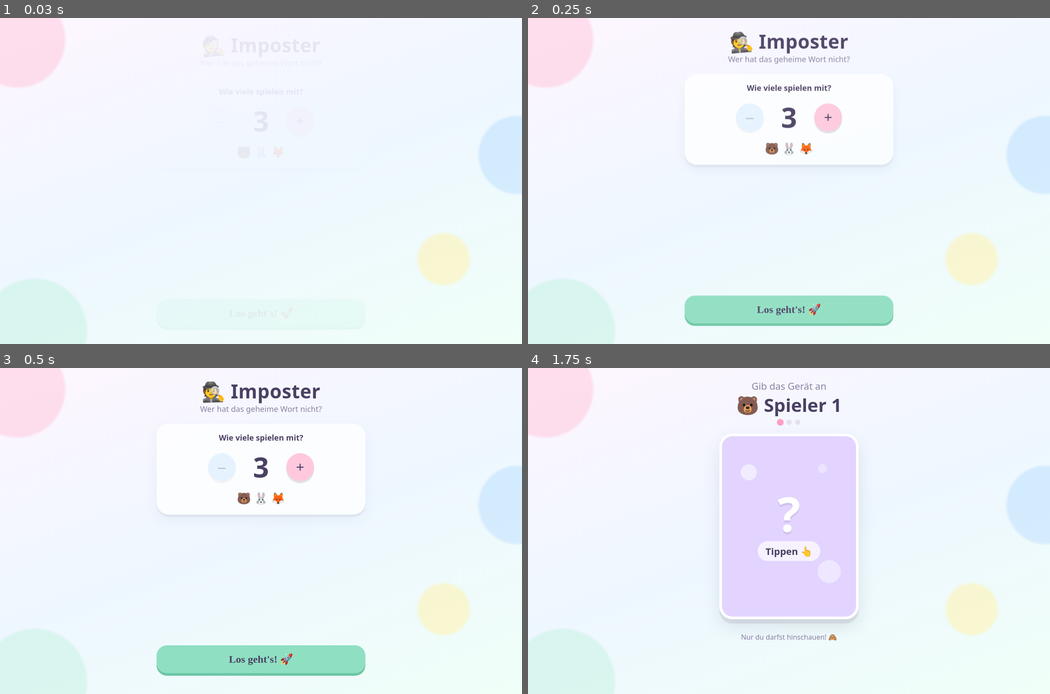
Above: before the commit, frames 1-4 (two rows, left to right).
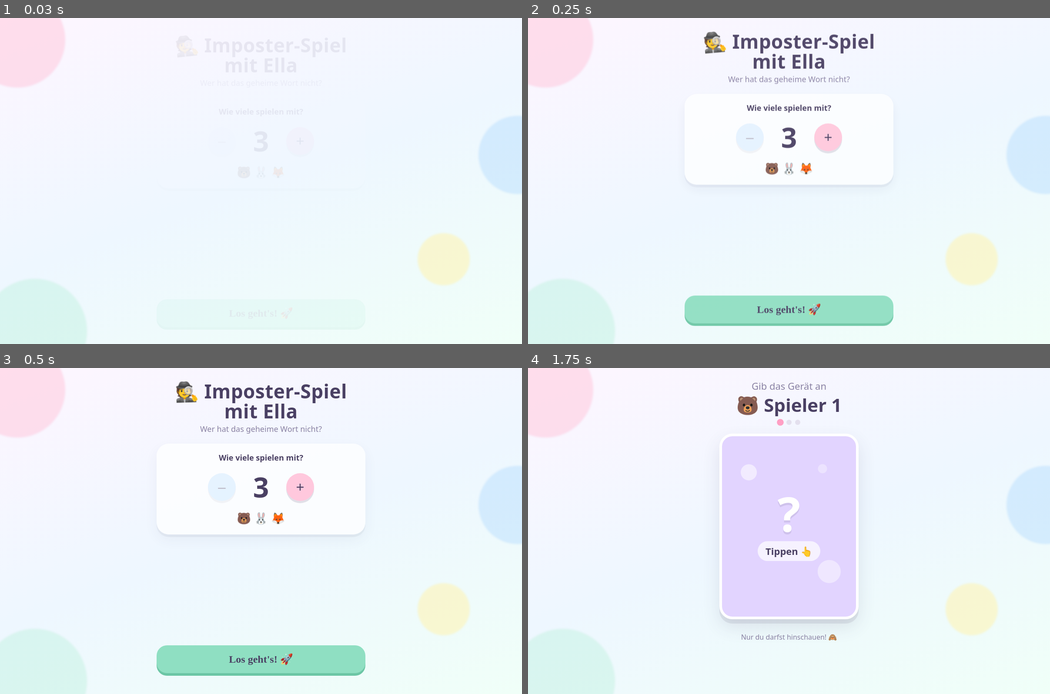
Above: after the commit, the same moments.

Repository: hjsonghjsonghj/imposter-game
Game: browser game, page index.html
Same seed, same stepped clock (60 frames per second), same inputs: the game is played once before the commit and once after it.
Inputs:
- Up to frame 1 (0.03 s): no input
- Up to frame 2 (0.25 s): no input
- Up to frame 3 (0.5 s): no input
- Up to frame 4 (1.75 s): click "Los geht's! 🚀" at 1.27 s

The runs differ from the first frame. In frame 2, 3.2% of the frame differs, in the area x 30-70%, y 4-49%; in frame 3, 3.1%; in frame 4, nothing differs.

Commit message:
Rename title to Imposter-Spiel mit Ella
Co-Authored-By: Claude Opus 5.5 <noreply@anthropic.com>
Claude-Session: https://claude.ai/code/session_01YD6THcKp1B6BkWPZ4QbCQf

Diff:
--- a/index.html
+++ b/index.html
@@ -4,7 +4,7 @@
 <meta charset="UTF-8">
 <meta name="viewport" content="width=device-width, initial-scale=1, maximum-scale=1, viewport-fit=cover">
 <meta name="apple-mobile-web-app-capable" content="yes">
-<title>Imposter – Wer ist es?</title>
+<title>Imposter-Spiel mit Ella</title>
 <link rel="preconnect" href="https://fonts.googleapis.com">
 <link href="https://fonts.googleapis.com/css2?family=Fredoka:wght@400;500;600;700&display=swap" rel="stylesheet">
 <style>
@@ -191,7 +191,7 @@
 
   <!-- SETUP -->
   <section class="screen active" id="setup">
-    <h1><span class="i">🕵️</span> Imposter</h1>
+    <h1><span class="i">🕵️</span> <span style="white-space:nowrap">Imposter-Spiel</span> mit Ella</h1>
     <p class="sub">Wer hat das geheime Wort nicht?</p>
 
     <div class="panel">
